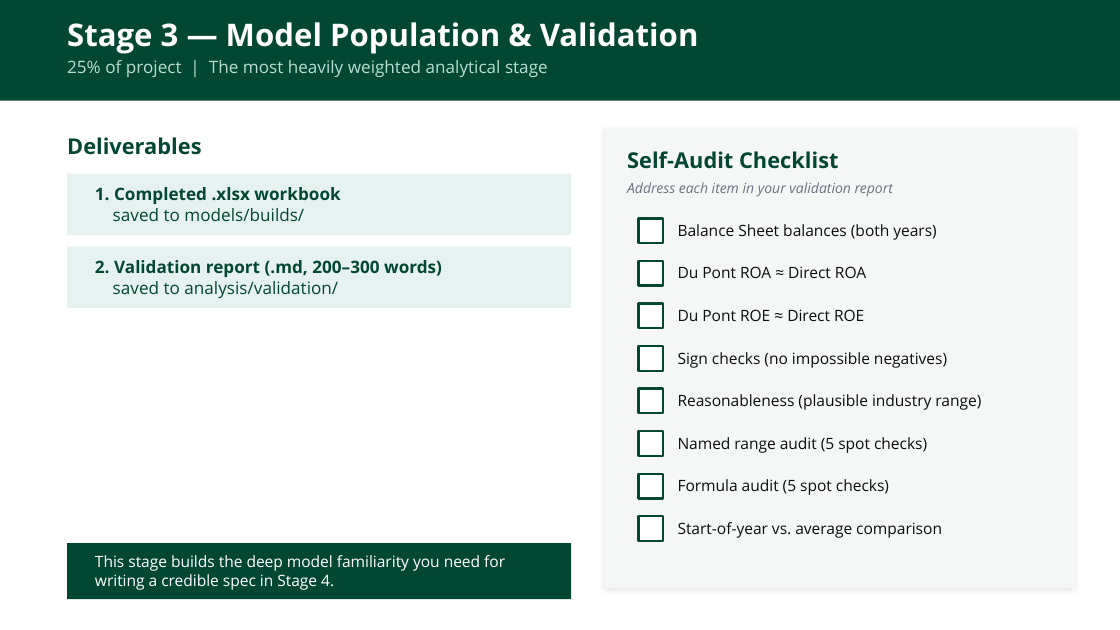
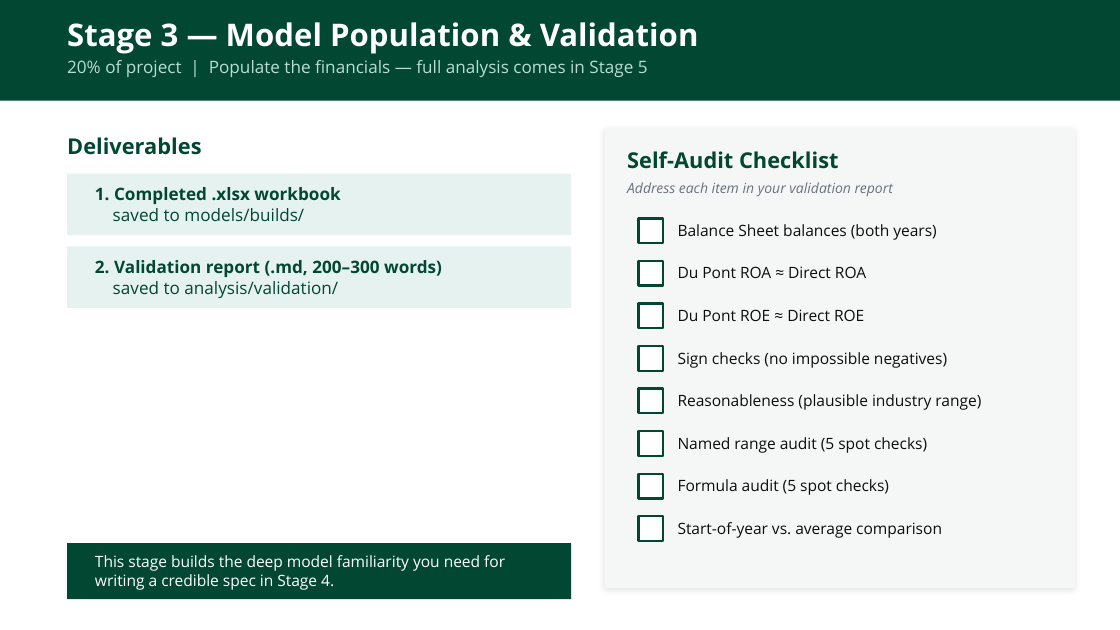
Before and after one commit to adamwstauffer/shidler, a slide deck: slide 8 of courses/BUS-629-VEMBA-International-Corporate-Finance/BUS629_AI_Ratios_Project.pptx. Drawn at 1120x630 pixels with LibreOffice and Linux fonts; fonts in the diff are those of the drawing. Boxes give left, top, right and bottom in pixels: in the first picture for what was removed or moved away, otherwise in the second. Text is boxed around its words. In the diff, an @@ line names an element or a change of style, - is before the commit and + after.

```diff
--- a/courses/BUS-629-VEMBA-International-Corporate-Finance/BUS629_AI_Ratios_Project.pptx
+++ b/courses/BUS-629-VEMBA-International-Corporate-Finance/BUS629_AI_Ratios_Project.pptx
@@ text at (x1=67, y1=60, x2=648, y2=77): text changed @@
-25% of project | The most heavily weighted analytical stage
+20% of project | Populate the financials — full analysis comes in Stage 5
```
Also in this commit, not shown: 6 other slides changed.
